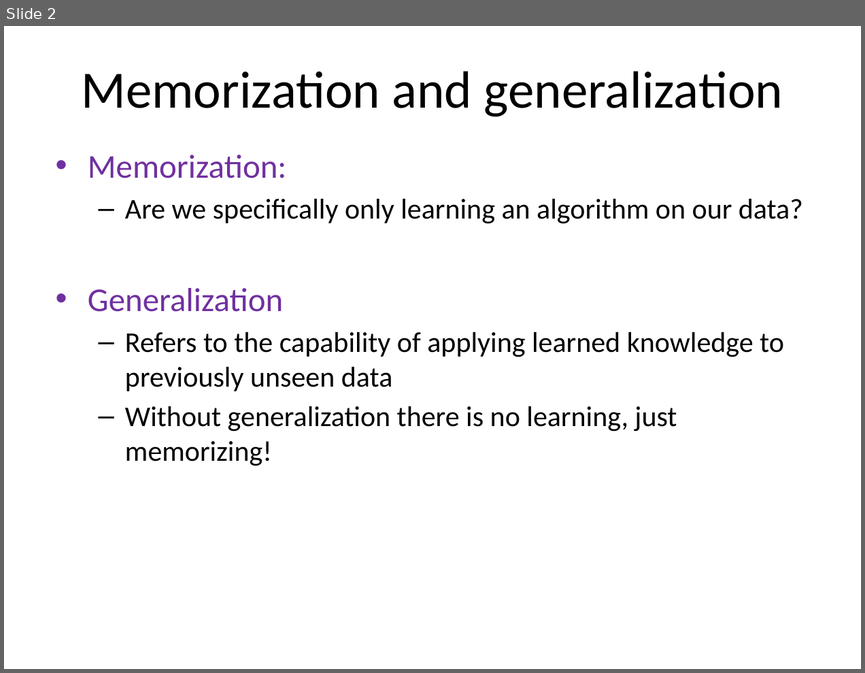
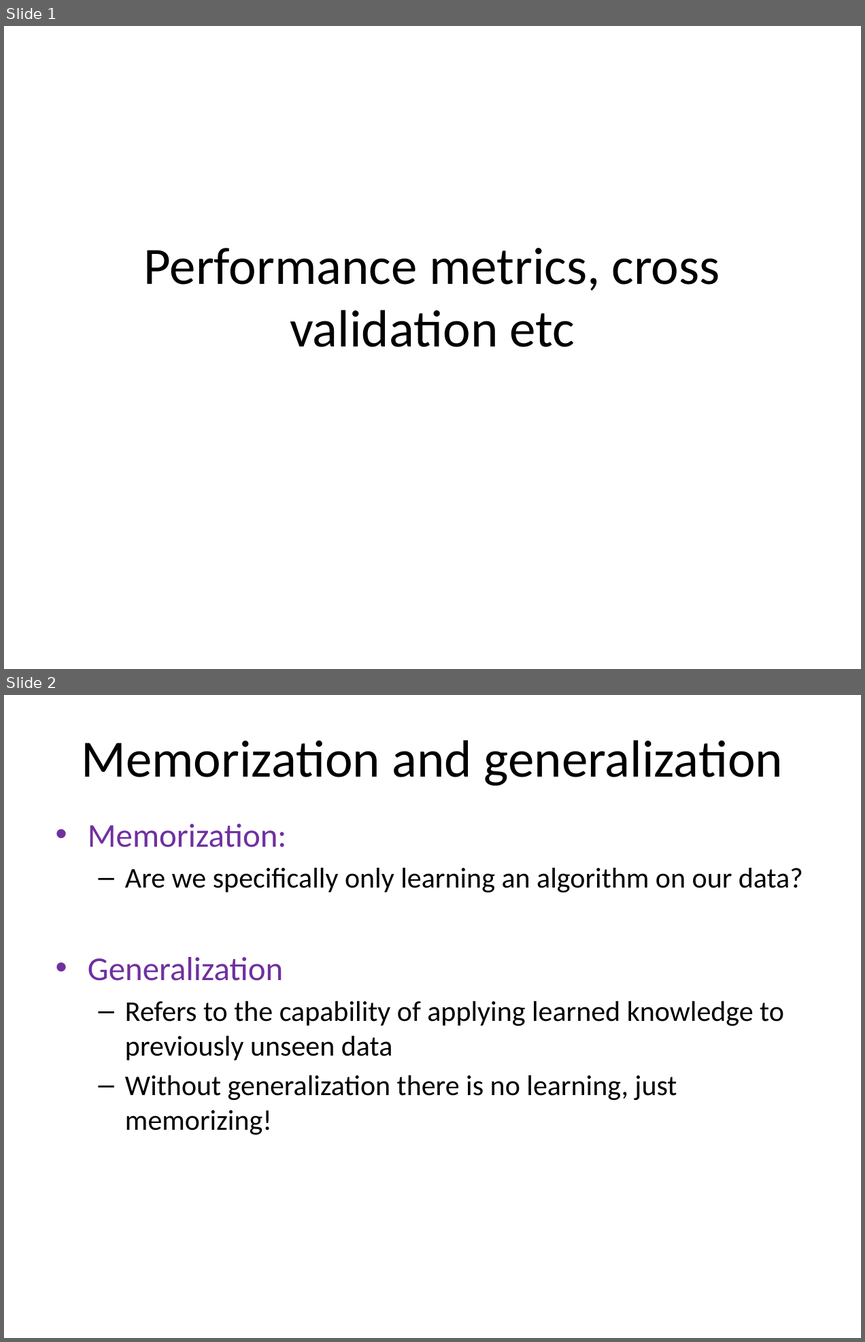
Before and after one commit to enuguru/artificial_intelligence_and_machine_learning, a slide deck: AI-ML-Course-Induction-and-General/cross_validation_ml_advice/imbalanced_classes.pptx. Shown one above the other, each under a label of ours: slide 2 before the commit, slides 1 and 2 after it. The pictures are 865x673 and 865x1342 pixels, drawn with LibreOffice and Linux fonts; fonts in the diff are those of the drawing. Boxes give left, top, right and bottom in pixels: in the first picture for what was removed or moved away, otherwise in the second. Text is boxed around its words. In the diff, an @@ line names an element or a change of style, - is before the commit and + after.

```diff
--- a/AI-ML-Course-Induction-and-General/cross_validation_ml_advice/imbalanced_classes.pptx
+++ b/AI-ML-Course-Induction-and-General/cross_validation_ml_advice/imbalanced_classes.pptx
@@ slide 1 added at <box>4,26,861,669</box>, background #FFFFFF @@
@@ title added at <box>144,248,720,347</box>, 44 pt, text #000000 @@
+Performance metrics, cross validation etc
```
Also in this commit, not shown: 1 slide removed, 8 other files.
